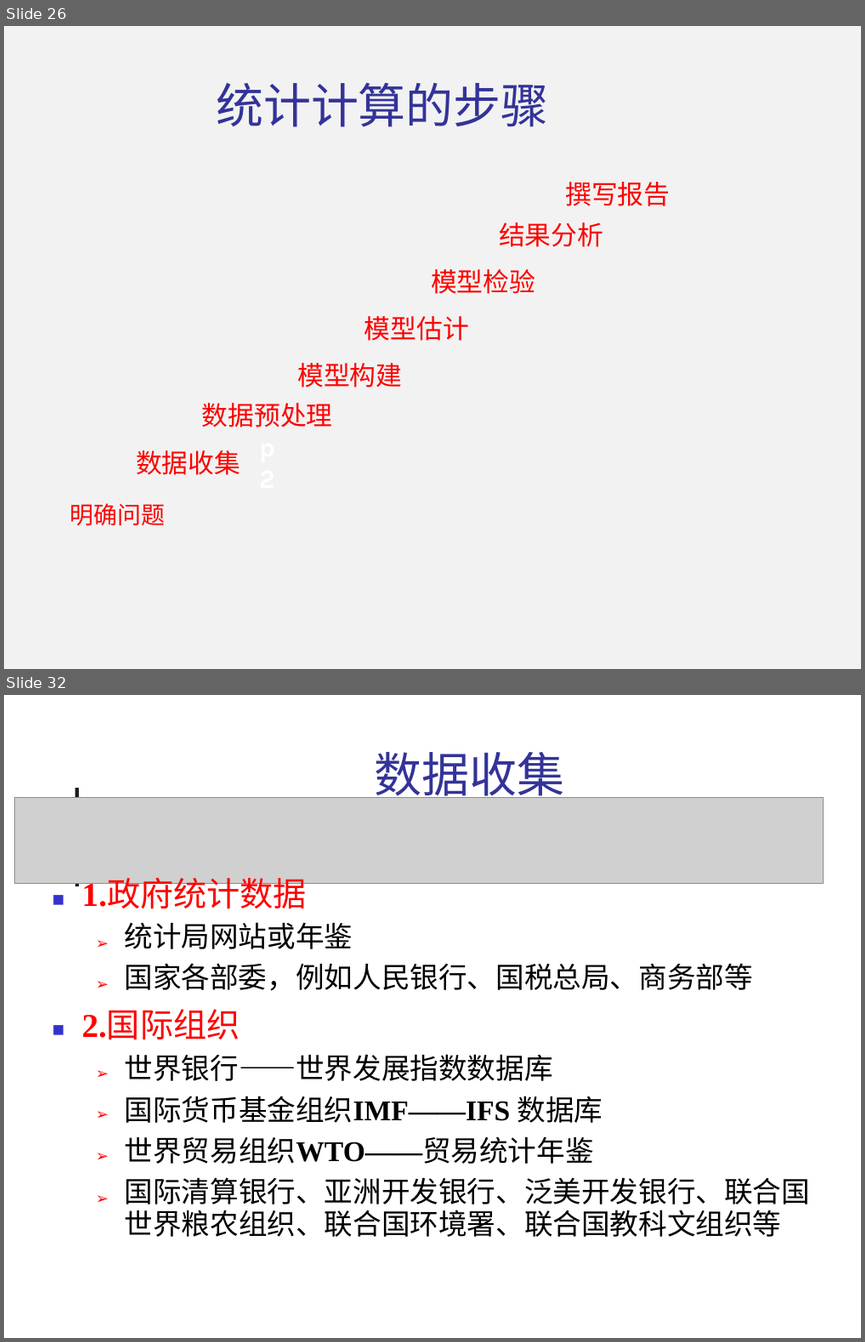
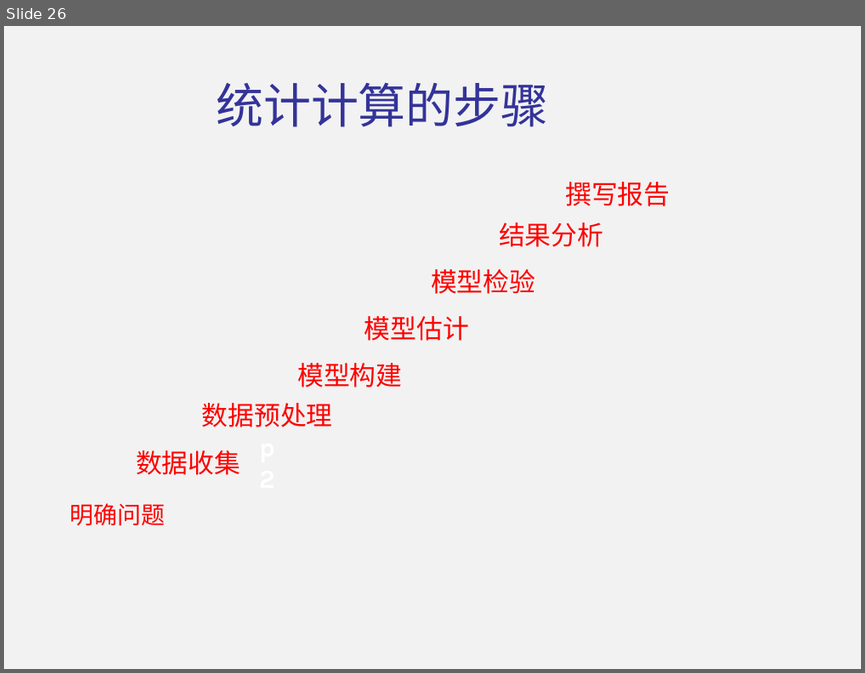
Before and after one commit to shfkuang/shfkuang.github.io, a slide deck: sc2019/scch1.ppt. Shown one above the other, each under a label of ours: slides 26 and 32 before the commit, slide 26 after it; the slides between them are not shown. The pictures are 865x1342 and 865x673 pixels, drawn with LibreOffice and Linux fonts; fonts in the diff are those of the drawing; grey boxes stand for pictures; background and template pictures are left out. Boxes give left, top, right and bottom in pixels: in the first picture for what was removed or moved away, otherwise in the second. Text is boxed around its words. In the diff, an @@ line names an element or a change of style, - is before the commit and + after.

```diff
--- a/sc2019/scch1.ppt
+++ b/sc2019/scch1.ppt
@@ slide 32 removed at <box>4,695,861,1338</box>, background #F2F2F2 @@
@@ freeform shape removed at <box>4,695,861,1338</box> @@
@@ text removed at <box>375,752,565,805</box> @@
-数据收集
@@ line removed from (77, 788) to (77, 886) @@
@@ picture removed at <box>15,797,823,883</box> @@
@@ freeform shape removed at <box>43,798,85,842</box> @@
@@ freeform shape removed at <box>54,837,94,882</box> @@
@@ text removed at <box>52,888,69,910</box> @@
-■
@@ text removed at <box>82,880,307,909</box> @@
-1.政府统计数据
@@ text removed at <box>125,922,753,991</box> @@
-统计局网站或年鉴
-国家各部委，例如人民银行、国税总局、商务部等
@@ text removed at <box>96,934,108,993</box> @@
-➢
-➢
@@ text removed at <box>52,1018,69,1040</box> @@
-■
@@ text removed at <box>82,1010,240,1039</box> @@
-2.国际组织
@@ text removed at <box>96,1064,108,1207</box> @@
-➢
-➢
-➢
-➢
@@ text removed at <box>125,1054,810,1236</box> @@
-世界银行——世界发展指数数据库
-国际货币基金组织IMF——IFS 数据库
-世界贸易组织WTO——贸易统计年鉴
-国际清算银行、亚洲开发银行、泛美开发银行、联合国
-世界粮农组织、联合国环境署、联合国教科文组织等
```
Also in this commit, not shown: 1 slide changed, 18 other slides removed.
